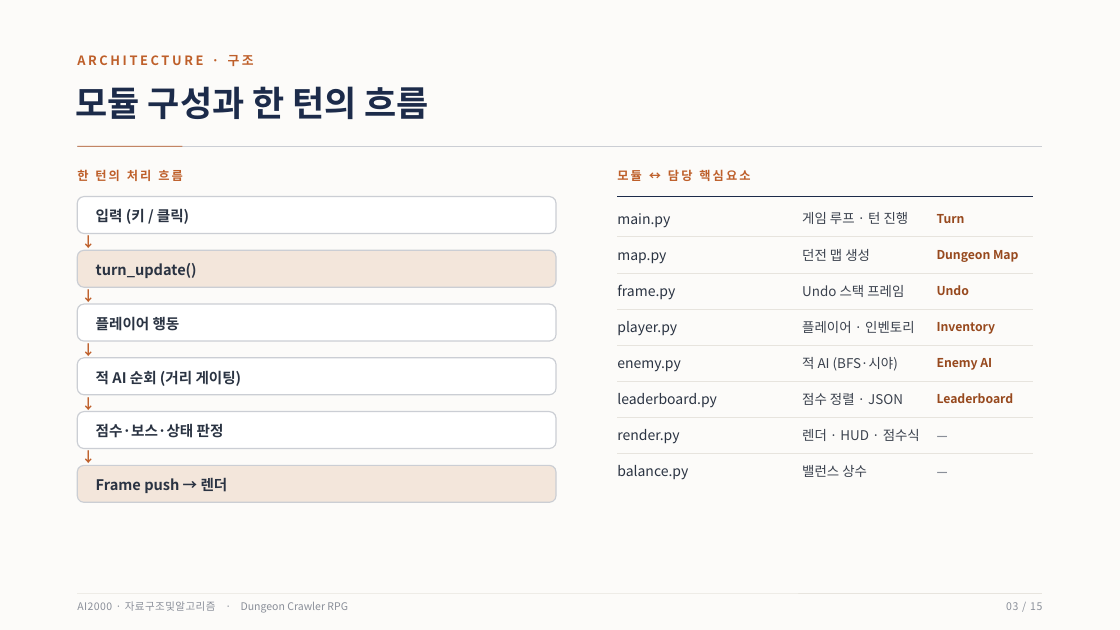
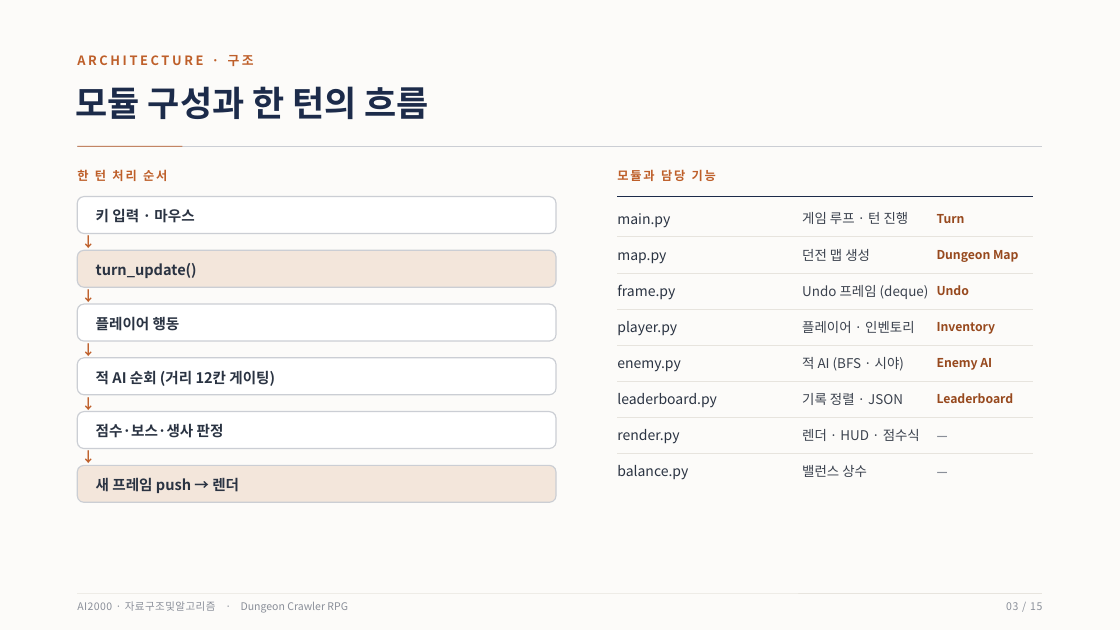
Before and after one commit to chcj5w0/DSA_Dungeon_Project, a slide deck: slide 3 of DSA_Project_평가발표.pptx. Drawn at 1120x630 pixels with LibreOffice and Linux fonts; fonts in the diff are those of the drawing. Boxes give left, top, right and bottom in pixels: in the first picture for what was removed or moved away, otherwise in the second. Text is boxed around its words. In the diff, an @@ line names an element or a change of style, - is before the commit and + after.

```diff
--- a/DSA_Project_평가발표.pptx
+++ b/DSA_Project_평가발표.pptx
@@ text at [77,169,167,181]: text changed @@
-한 턴의 처리 흐름
+한 턴 처리 순서
@@ text at [617,169,716,181]: text changed @@
-모듈 ↔ 담당 핵심요소
+모듈과 담당 기능
@@ text at [96,208,194,223]: text changed @@
-입력 (키 / 클릭)
+키 입력 · 마우스
@@ text at [802,285,929,299]: text changed @@
-Undo 스택 프레임
+Undo 프레임 (deque)
@@ text at [802,357,904,371]: spaces changed @@
-적 AI (BFS·시야)
+적 AI (BFS · 시야)
@@ text at [96,370,275,386]: text changed @@
-적 AI 순회 (거리 게이팅)
+적 AI 순회 (거리 12칸 게이팅)
@@ text at [802,393,903,405]: text changed @@
-점수 정렬 · JSON
+기록 정렬 · JSON
@@ text at [96,423,224,438]: text changed @@
-점수·보스·상태 판정
+점수·보스·생사 판정
@@ text at [96,477,239,493]: text changed @@
-Frame push → 렌더
+새 프레임 push → 렌더
```
Also in this commit, not shown: 14 other slides changed, 10 other files.
